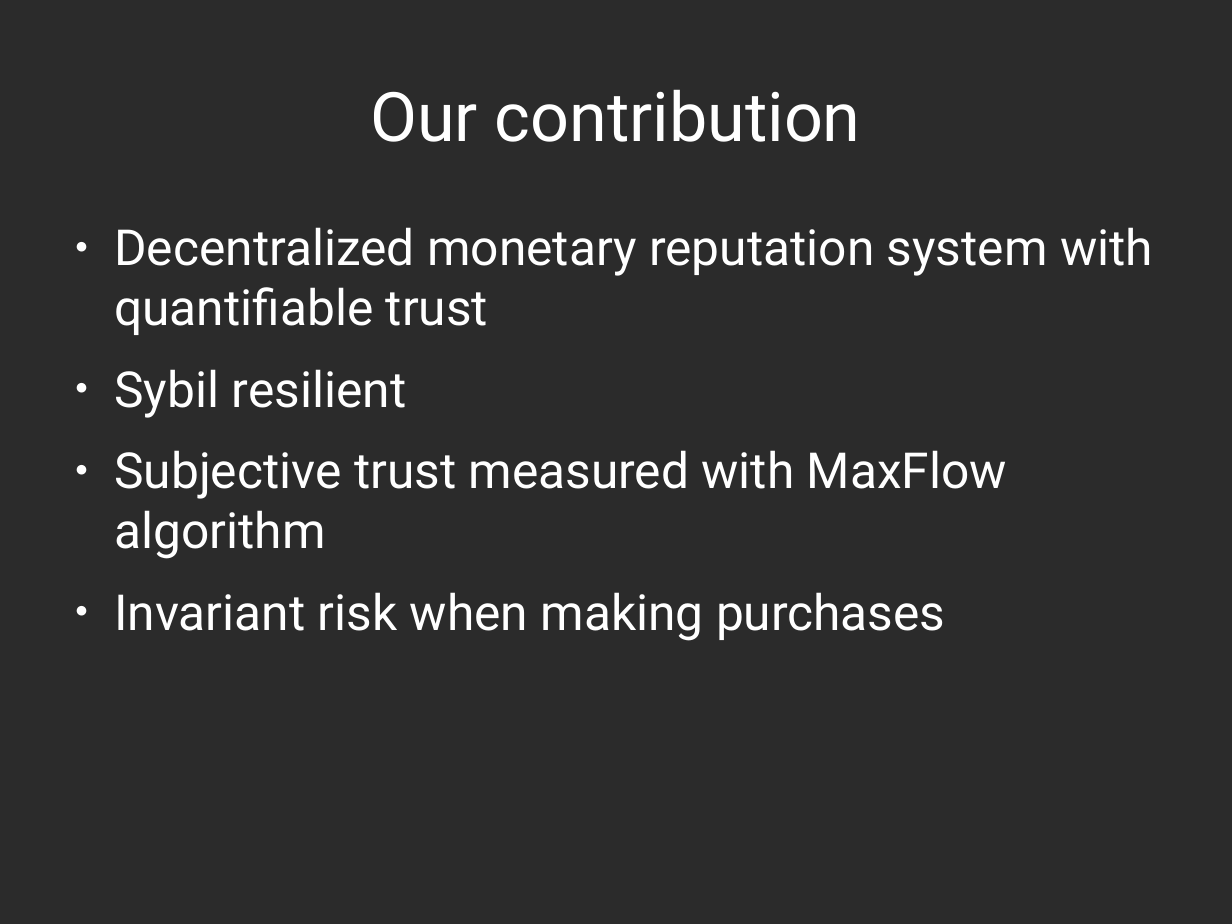
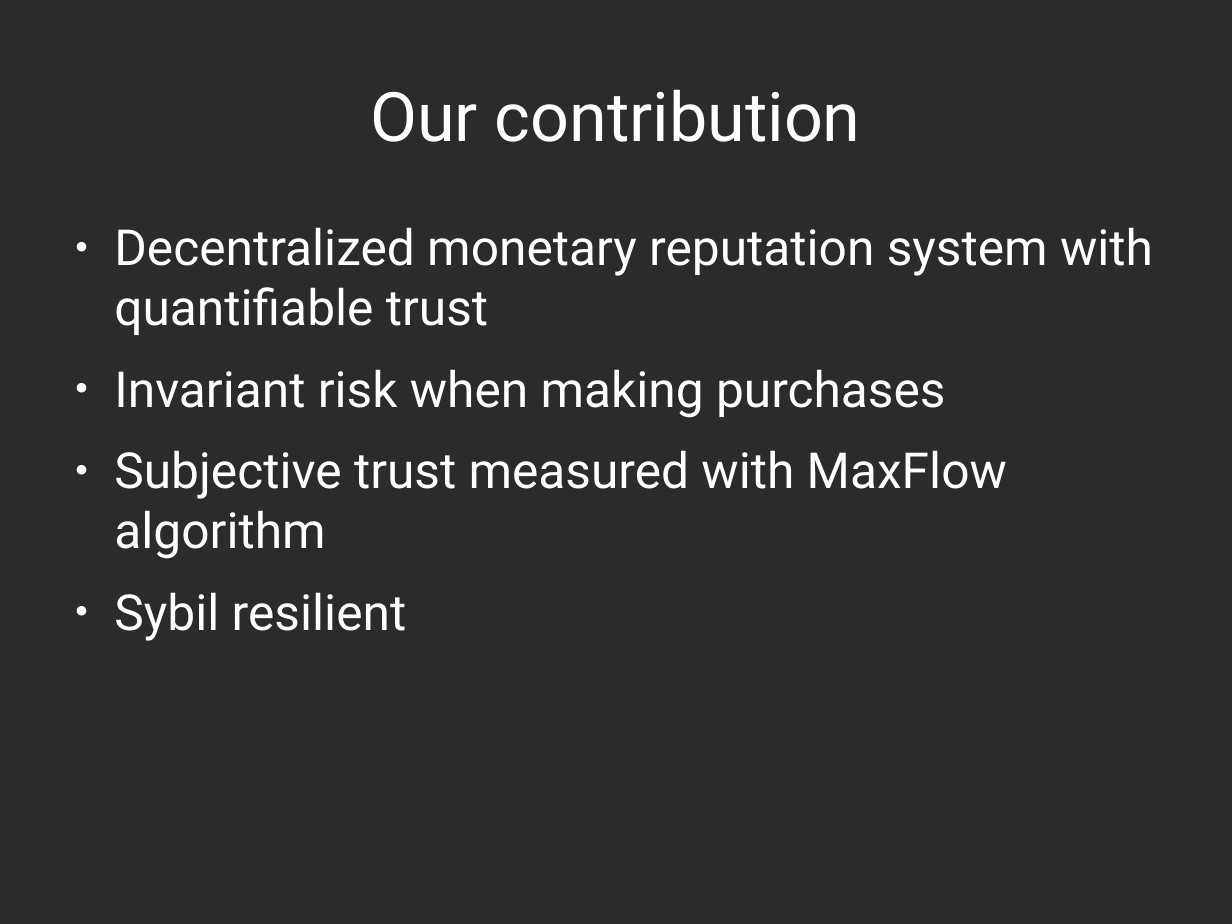
Before and after one commit to decrypto-org/TrustIsRisk, a slide deck: slide 3 of presentations/AtheCrypt10-1-2017/AtheCrypt10-1-2017.odp. Drawn at 1232x924 pixels with LibreOffice and Linux fonts; fonts in the diff are those of the drawing; background and template pictures are left out; a plain dark background stands for a picture behind light text. Boxes give left, top, right and bottom in pixels: in the first picture for what was removed or moved away, otherwise in the second. Text is boxed around its words. In the diff, an @@ line names an element or a change of style, - is before the commit and + after.

```diff
--- a/presentations/AtheCrypt10-1-2017/AtheCrypt10-1-2017.odp
+++ b/presentations/AtheCrypt10-1-2017/AtheCrypt10-1-2017.odp
@@ text at box(114, 369, 1007, 559): paragraphs added @@
+● Invariant risk when making purchases
+● Subjective trust measured with MaxFlow algorithm
@@ text at box(114, 450, 1007, 641): paragraphs removed @@
-● Subjective trust measured with MaxFlow algorithm
-● Invariant risk when making purchases
```
Also in this commit, not shown: 1 other slide changed.
